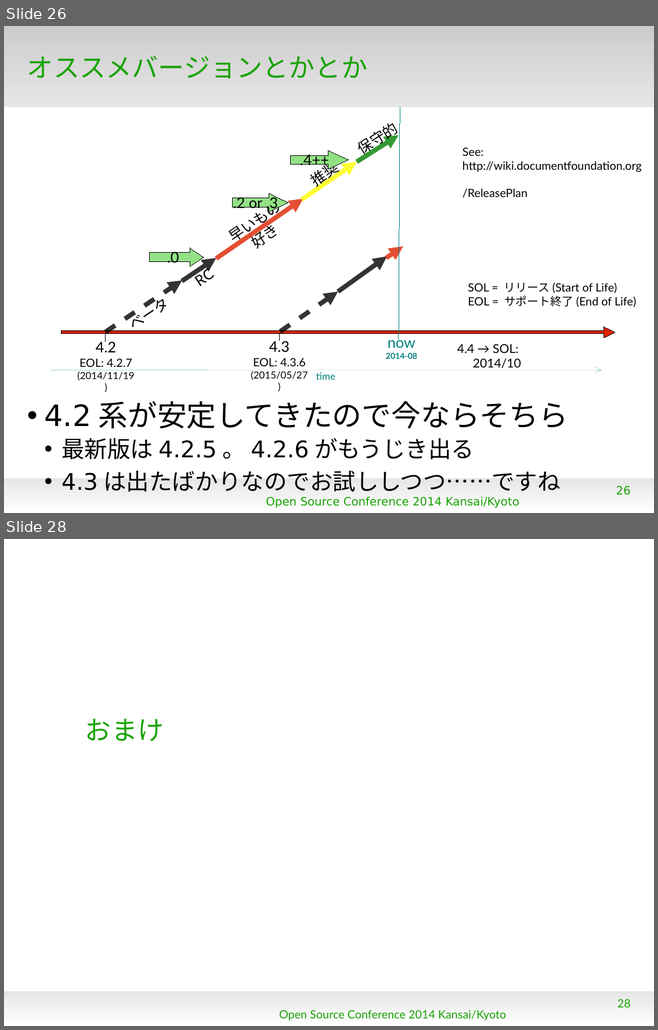
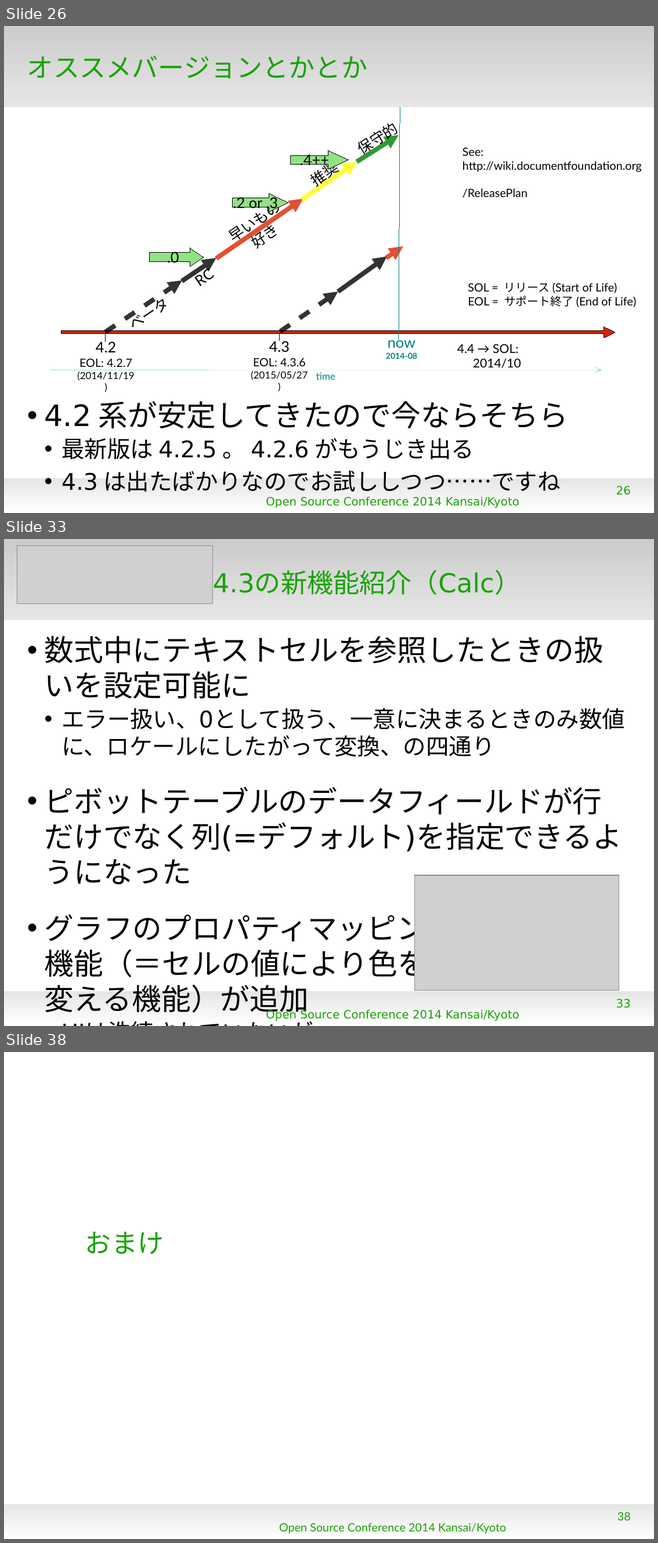
Before and after one commit to gitter-badger/KantoLibreOffice, a slide deck: others/OSC2014Kansai.odp. Shown one above the other, each under a label of ours: slides 26 and 28 before the commit, slides 26, 33 and 38 after it; the slides between them are not shown. The pictures are 658x1030 and 658x1543 pixels, drawn with LibreOffice and Linux fonts; fonts in the diff are those of the drawing; grey boxes stand for pictures; background and template pictures are left out. Boxes give left, top, right and bottom in pixels: in the first picture for what was removed or moved away, otherwise in the second. Text is boxed around its words. In the diff, an @@ line names an element or a change of style, - is before the commit and + after.

```diff
--- a/others/OSC2014Kansai.odp
+++ b/others/OSC2014Kansai.odp
@@ slide 33 added at [4, 539, 654, 1026], background #FFFFFF; not listed: 2 template elements that a slide beside it also shows @@
@@ picture added at [17, 546, 213, 604] @@
@@ title added at [213, 571, 520, 595], 32 pt, text #18A303 @@
+4.3の新機能紹介（Calc）
@@ text added at [45, 636, 625, 1017], 36 pt, text #000000 @@
+• 数式中にテキストセルを参照したときの扱いを設定可能に
+  • エラー扱い、0として扱う、一意に決まるときのみ数値に、ロケールにしたがって変換、の四通り
+• ピボットテーブルのデータフィールドが行だけでなく列(=デフォルト)を指定できるようになった
+• グラフのプロパティマッピング
+  機能（＝セルの値により色を
+  変える機能）が追加
+  • UIは洗練されていないが……
@@ picture added at [414, 875, 619, 991] @@
@@ page number added at [616, 999, 630, 1008], 14 pt, text #18A303 @@
+33
@@ text added at [266, 1009, 519, 1021], 14 pt, text #18A303 @@
+Open Source Conference 2014 Kansai/Kyoto
@@ what was slide 28 is now slide 38 @@
@@ page number at [617, 1512, 630, 1521]: text changed @@
-28
+38
```
Also in this commit, not shown: 1 slide changed, 9 other slides added.
